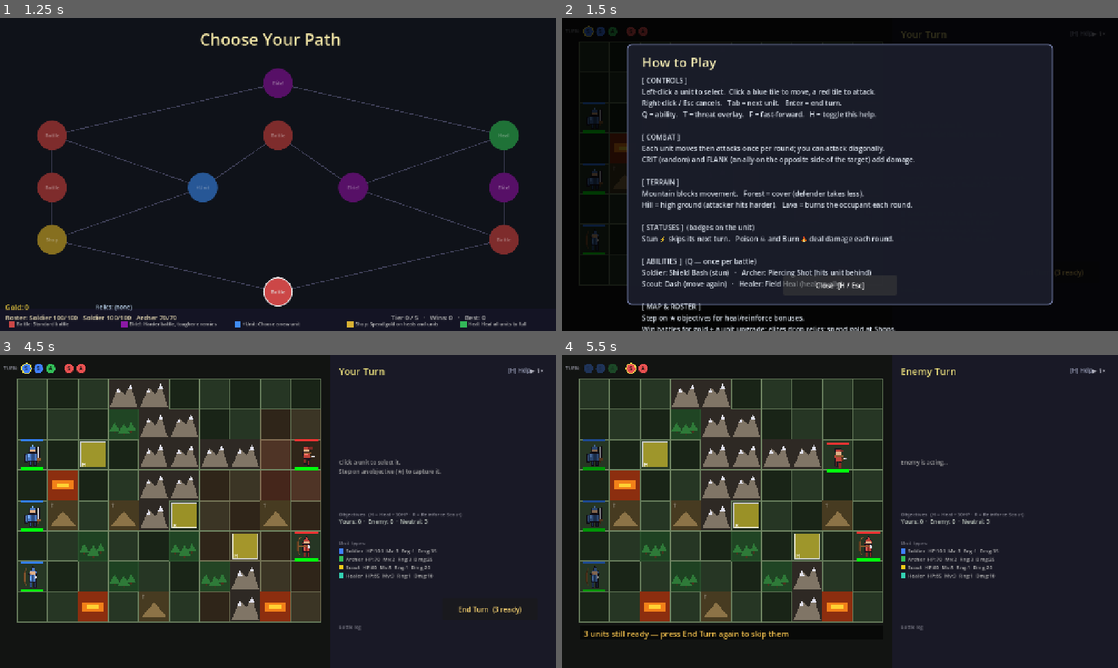
Above: before the commit, frames 1-4 (two rows, left to right).
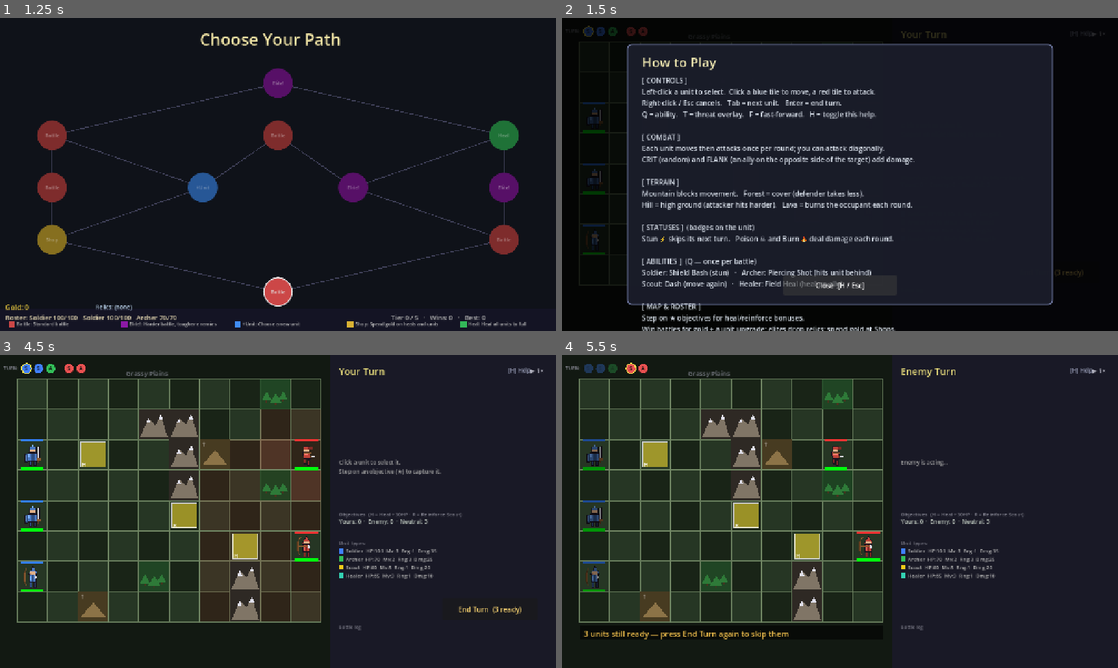
Above: after the commit, the same moments.

Repository: kabuumu/strategy-prototype
Game: Godot game, scene res://src/title/title.tscn
The game is run twice, just before and just after one commit, with the same random seed, the same clock (stepped at 60 frames per second) and the same inputs.
Inputs (mouse positions are in pixels of both pictures, inside the frame that each line leads up to):
- Up to frame 1 (1.25 s): click "New Game" at 0.5 s
- Up to frame 2 (1.5 s): click "Battle" at 1.25 s
- Up to frame 3 (4.5 s): click "End Turn (3 ready)" at 2 s; click "End Turn (3 ready)" at 2.75 s; click "End Turn (3 ready)" at 3.5 s; tap A at 4.25 s; move the mouse to (400, 495) at 4.27 s; tap H at 4.35 s; click (400, 495) at 4.42 s
- Up to frame 4 (5.5 s): tap Space at 4.52 s; click "Confirm: skip 3 units?" at 5 s

Frame 1 is identical in both runs. In frame 2, 0.1% of the frame differs, in the area x 9-12%, y 40-55%; in frame 3, 7.3%; in frame 4, 7.9%, in the area x 8-53%, y 4-86%.

Commit message:
Add per-tier biomes for map/battle variety
Each tier now has a biome (GameManager.BIOMES) that biases terrain
generation and tints the battle background, so a run visibly progresses
through different environments:

- Tier 0 Grassy Plains — sparse terrain
- Tier 1 Deep Woods — forest-heavy (cover everywhere)
- Tier 2 Rocky Highlands — mountains + hills (high ground)
- Tier 3 Volcanic Wastes — lava-heavy, no forest (burn pressure)
- Tier 4 The Citadel — mixed boss arena

_generate_terrain reads the biome's mountain-cluster range and
forest/hill/lava target counts; _draw uses its background colour and
shows the biome name above the grid. Reuses the existing terrain systems.

Co-Authored-By: Claude Opus 4.8 <noreply@anthropic.com>

Diff:
--- a/src/battle/battle.gd
+++ b/src/battle/battle.gd
@@ -74,6 +74,7 @@
 var forests:   Array[Vector2i] = []
 var hills:     Array[Vector2i] = []
 var lava:      Array[Vector2i] = []
+var _biome:    Dictionary = {}   # current tier's biome (see GameManager.BIOMES)
 const FOREST_DEFENSE: float = 0.65   # damage multiplier to a defender in forest
 const HILL_ATTACK:    float = 1.30   # damage multiplier from an attacker on a hill
 
@@ -182,12 +183,15 @@
 	var rng := RandomNumberGenerator.new()
 	rng.seed = GameManager.pending_battle_tier * 127 + (73 if GameManager.pending_battle_elite else 31)
 
+	_biome = GameManager.biome_for_tier(GameManager.pending_battle_tier)
+	var mtn: Vector2i = _biome["mtn"]
+
 	# Cells that must stay passable (objectives + initial unit rows)
 	var reserved: Array[Vector2i] = []
 	for obj: Dictionary in objectives:
 		reserved.append(obj["grid_pos"])
 
-	var cluster_count := rng.randi_range(3, 5)
+	var cluster_count := rng.randi_range(mtn.x, mtn.y)
 	for _c in range(cluster_count):
 		var seed_cell := Vector2i(rng.randi_range(2, 7), rng.randi_range(0, GRID_ROWS - 1))
 		if seed_cell not in reserved and seed_cell not in mountains:
@@ -218,16 +222,22 @@
 			if c not in taken:
 				target.append(c)
 				taken.append(c)
-	_place.call(forests, 5)
-	_place.call(hills, 4)
-	_place.call(lava, 3)
+	_place.call(forests, int(_biome["forest"]))
+	_place.call(hills, int(_biome["hill"]))
+	_place.call(lava, int(_biome["lava"]))
 
 # ---------------------------------------------------------------------------
 # Custom drawing — grid tiles + objective highlights
 # ---------------------------------------------------------------------------
 func _draw() -> void:
-	# Background — drawn here so it sits beneath the grid and objectives
-	draw_rect(Rect2(0.0, 0.0, 1280.0, 720.0), Color(0.07, 0.08, 0.07))
+	# Background — tinted by the current biome, beneath the grid and objectives
+	var bg: Color = _biome.get("bg", Color(0.07, 0.08, 0.07))
+	draw_rect(Rect2(0.0, 0.0, 1280.0, 720.0), bg)
+	# Biome name, faint, centred above the grid
+	var biome_name: String = _biome.get("name", "")
+	if biome_name != "":
+		draw_string(ThemeDB.fallback_font, Vector2(GRID_OFFSET.x + 250.0, 48.0),
+			biome_name, HORIZONTAL_ALIGNMENT_LEFT, -1, 15, Color(0.65, 0.65, 0.72, 0.7))
 
 	# Grid tiles
 	for x in range(GRID_COLS):
--- a/src/game_manager.gd
+++ b/src/game_manager.gd
@@ -92,6 +92,22 @@
 const UPGRADE_IDS: Array[String] = ["veteran", "sharpshooter", "swift", "eagle_eye", "ironhide", "lucky", "berserker"]
 
 # ---------------------------------------------------------------------------
+# Biomes — one per tier. Bias terrain generation + battle background so each
+# tier of a run looks and plays differently. "mtn" is the mountain-cluster
+# count range; forest/hill/lava are target tile counts.
+# ---------------------------------------------------------------------------
+const BIOMES: Array[Dictionary] = [
+	{"name": "Grassy Plains",    "bg": Color(0.07, 0.10, 0.07), "mtn": Vector2i(2, 3), "forest": 3, "hill": 2, "lava": 0},
+	{"name": "Deep Woods",       "bg": Color(0.05, 0.11, 0.07), "mtn": Vector2i(2, 3), "forest": 8, "hill": 1, "lava": 0},
+	{"name": "Rocky Highlands",  "bg": Color(0.10, 0.09, 0.07), "mtn": Vector2i(4, 6), "forest": 2, "hill": 6, "lava": 0},
+	{"name": "Volcanic Wastes",  "bg": Color(0.13, 0.06, 0.05), "mtn": Vector2i(3, 5), "forest": 0, "hill": 2, "lava": 6},
+	{"name": "The Citadel",      "bg": Color(0.10, 0.07, 0.13), "mtn": Vector2i(4, 5), "forest": 1, "hill": 3, "lava": 3},
+]
+
+func biome_for_tier(tier: int) -> Dictionary:
+	return BIOMES[clampi(tier, 0, BIOMES.size() - 1)]
+
+# ---------------------------------------------------------------------------
 # Map constants
 # ---------------------------------------------------------------------------
 const MAP_TIERS: int = 5
